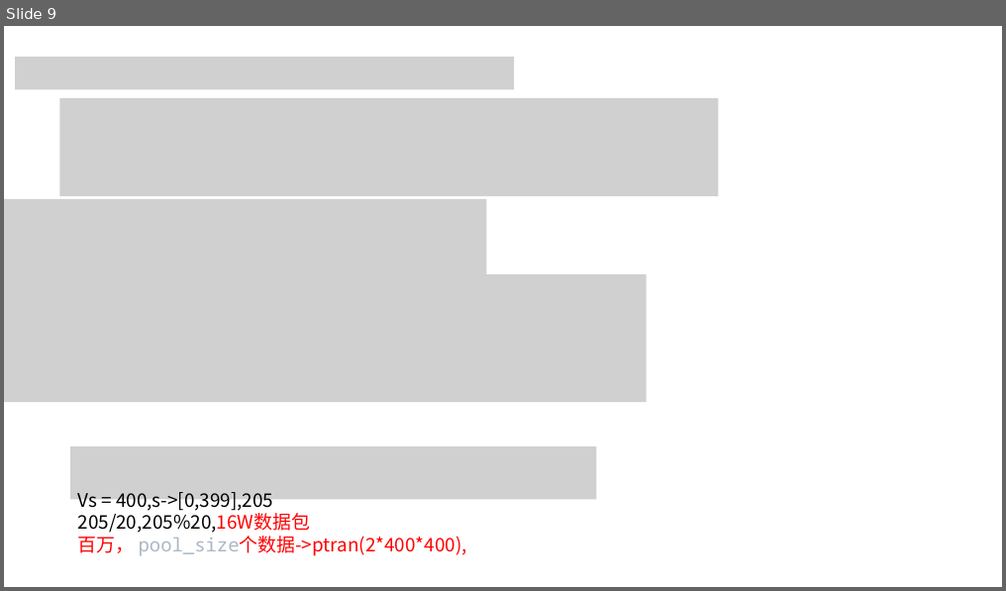
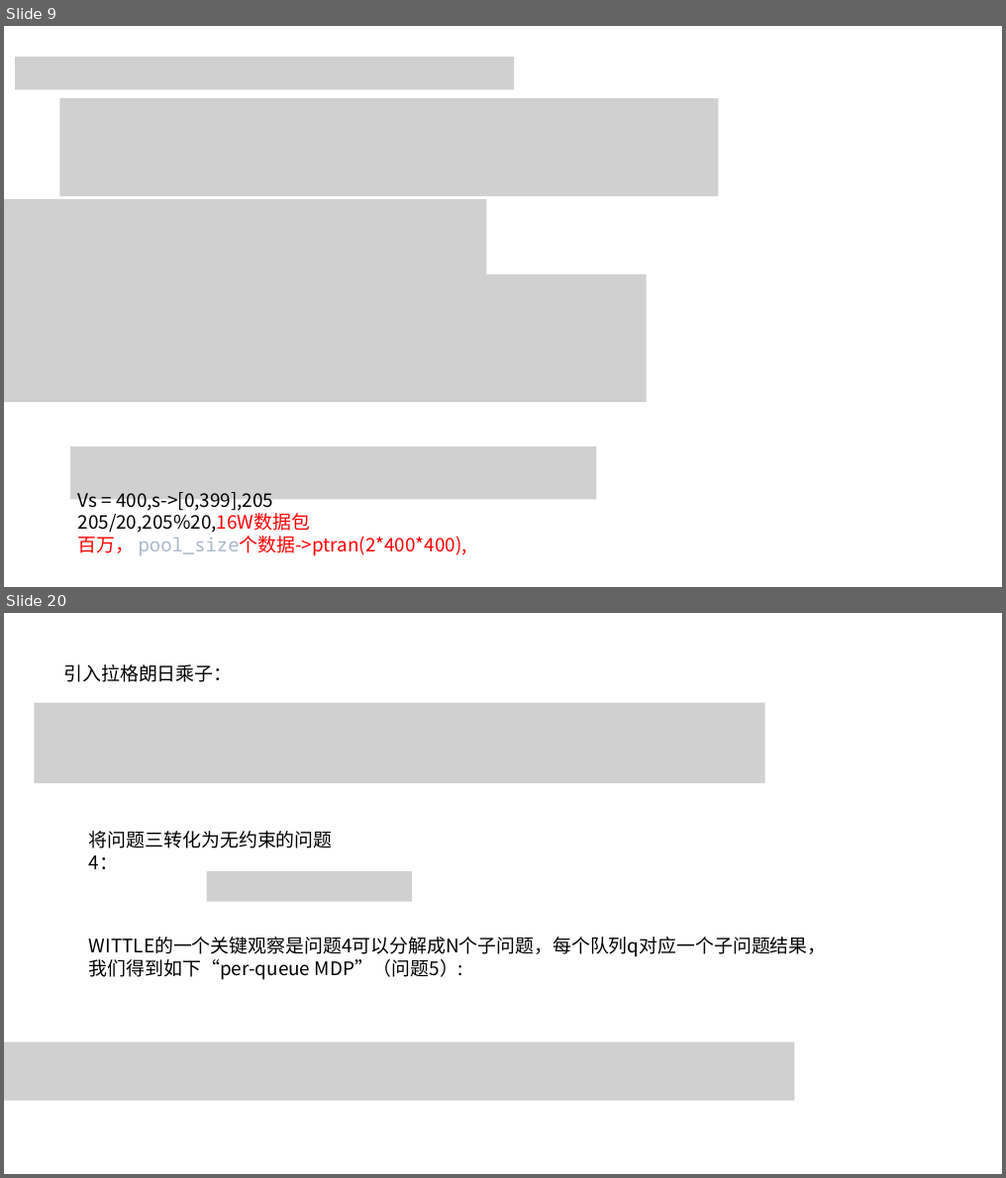
Before and after one commit to JinPeng-Zhang/RMAB, a slide deck: PPT/ECN-WI - 副本.pptx. Shown one above the other, each under a label of ours: slide 9 before the commit, slides 9 and 20 after it; the slides between them are not shown. The pictures are 1006x591 and 1006x1178 pixels, drawn with LibreOffice and Linux fonts; fonts in the diff are those of the drawing; grey boxes stand for pictures. Boxes give left, top, right and bottom in pixels: in the first picture for what was removed or moved away, otherwise in the second. Text is boxed around its words. In the diff, an @@ line names an element or a change of style, - is before the commit and + after.

```diff
--- a/PPT/ECN-WI - 副本.pptx
+++ b/PPT/ECN-WI - 副本.pptx
@@ slide 20 added at [4, 613, 1002, 1174], background #FFFFFF @@
@@ text added at [63, 664, 232, 682], 18 pt, text #000000 @@
+引入拉格朗日乘子：
@@ picture added at [34, 703, 765, 783] @@
@@ text added at [89, 831, 333, 849], 18 pt, text #000000 @@
+将问题三转化为无约束的问题4：
@@ picture added at [207, 871, 412, 901] @@
@@ text added at [89, 937, 827, 980], 18 pt, text #000000 @@
+WITTLE的一个关键观察是问题4可以分解成N个子问题，每个队列q对应一个子问题结果，我们得到如下“per-queue MDP”（问题5）:
@@ picture added at [4, 1042, 795, 1100] @@
```
Also in this commit, not shown: 2 slides changed, 16 other slides added, 3 other files.
